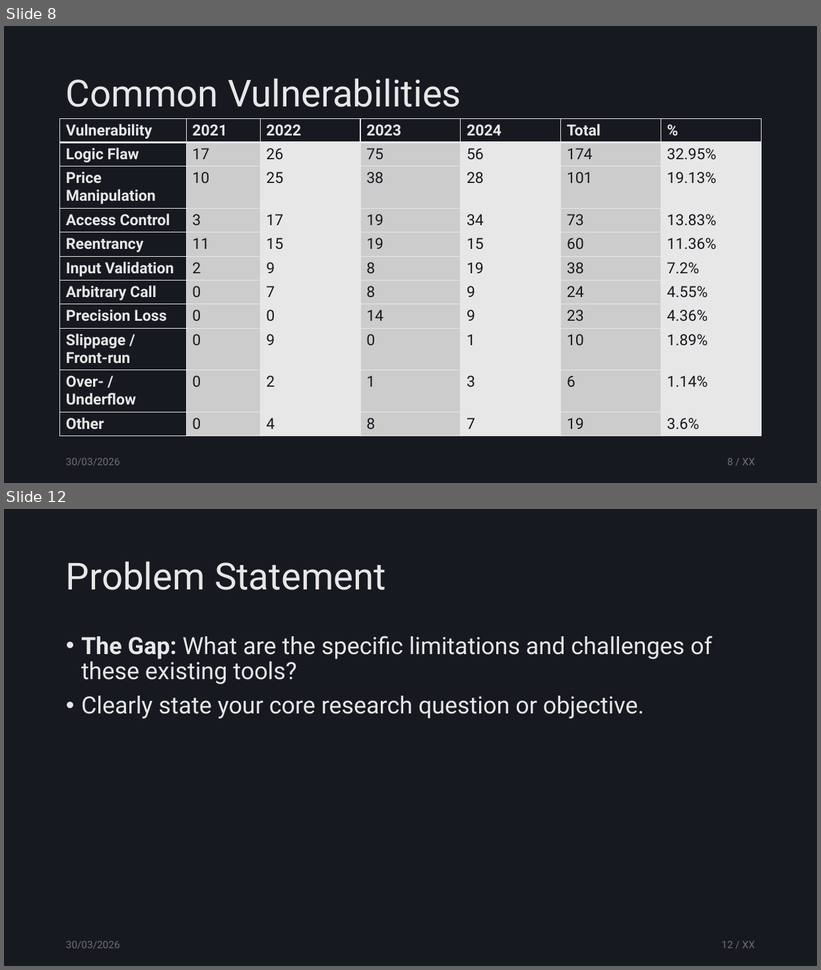
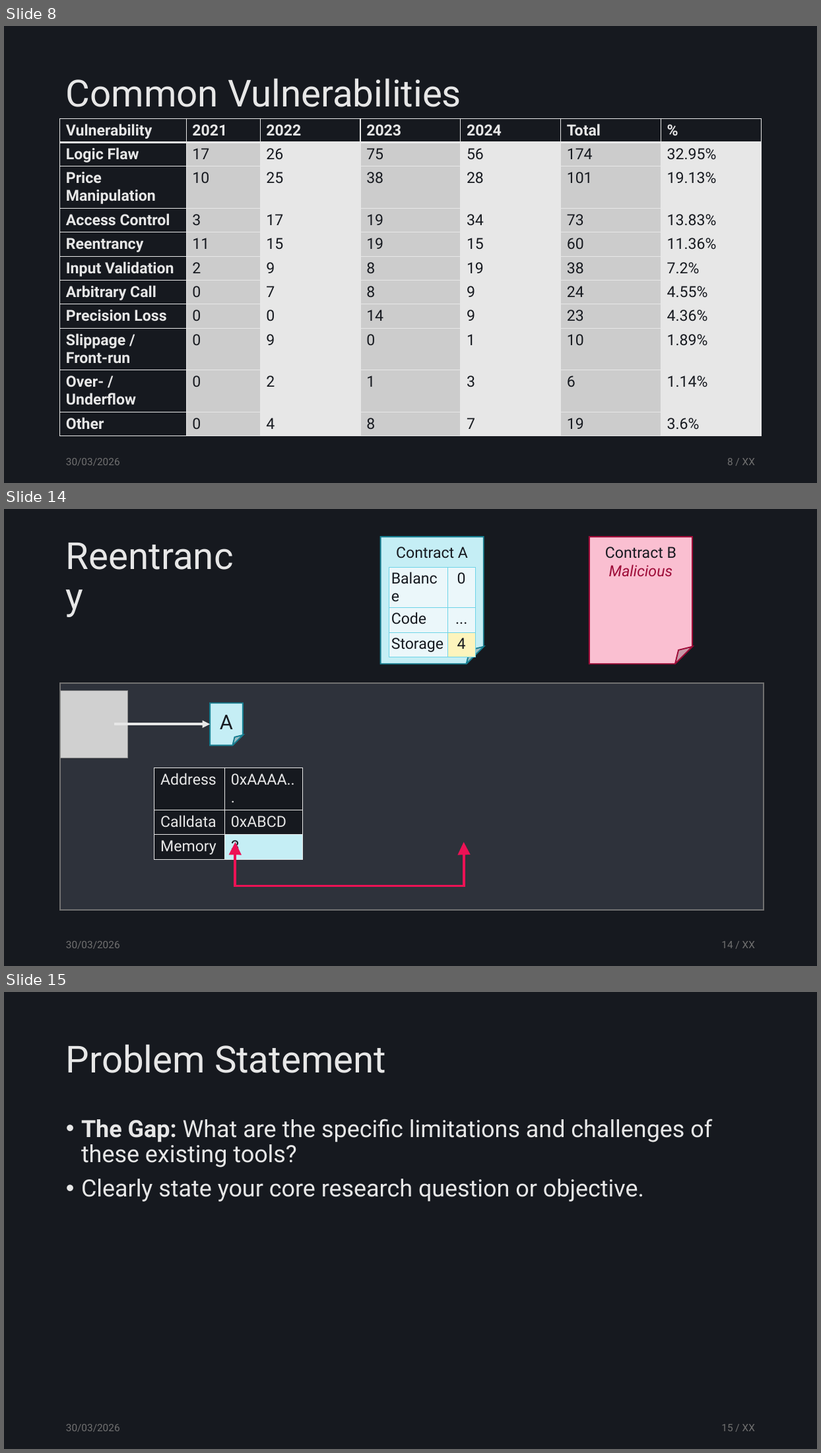
Before and after one commit to tzann/thesis, a slide deck: doc/presentation/Thesis.pptx. Shown one above the other, each under a label of ours: slides 8 and 12 before the commit, slides 8, 14 and 15 after it; the slides between them are not shown. The pictures are 821x970 and 821x1453 pixels, drawn with LibreOffice and Linux fonts; fonts in the diff are those of the drawing; grey boxes stand for pictures. Boxes give left, top, right and bottom in pixels: in the first picture for what was removed or moved away, otherwise in the second. Text is boxed around its words. In the diff, an @@ line names an element or a change of style, - is before the commit and + after.

```diff
--- a/doc/presentation/Thesis.pptx
+++ b/doc/presentation/Thesis.pptx
@@ slide 14 added at [4, 509, 817, 966], background #16191F @@
@@ title added at [60, 533, 256, 622], 44 pt, text #E7E7E7 @@
+Reentrancy
@@ folded corner added at [381, 537, 484, 664], fill #C5EEF5, outline #187F92 1.5 pt, 18 pt, text #16191F @@
+Contract A
@@ folded corner added at [589, 537, 692, 664], fill #FABFD1, outline #9E0C39 1.5 pt, 18 pt, text #16191F @@
+Contract B
+Malicious
@@ table added at [389, 568, 475, 655], 3 rows, 2 columns @@
+Balance | 0
+Code | ...
+Storage | 4
@@ rectangle added at [60, 683, 764, 910], fill #2E323B, outline #707070 1.5 pt @@
@@ picture added at [61, 691, 129, 758] @@
@@ folded corner added at [210, 704, 243, 746], fill #C5EEF5, outline #187F92 1.5 pt, 24 pt, text #16191F @@
+A
@@ arrow added from (114, 724) to (210, 724), #E7E7E7 3 pt @@
@@ table added at [154, 768, 304, 858], 3 rows, 2 columns @@
+Address | 0xAAAA...
+Calldata | 0xABCD
+Memory | 3
@@ elbow arrow added from (385, 887) to (235, 843), #EC1255 3 pt @@
@@ elbow arrow added from (310, 887) to (464, 843), #EC1255 3 pt @@
@@ text added at [66, 941, 120, 949], 12 pt, text #707070 @@
+30/03/2026
@@ page number added at [721, 941, 755, 949], 12 pt, text #707070 @@
+14 / XX
@@ what was slide 12 is now slide 15 @@
@@ page number at [721, 1424, 755, 1432]: text changed @@
-12 / XX
+15 / XX
```
Also in this commit, not shown: 3 slides changed, 9 other slides added, 4 other files.
